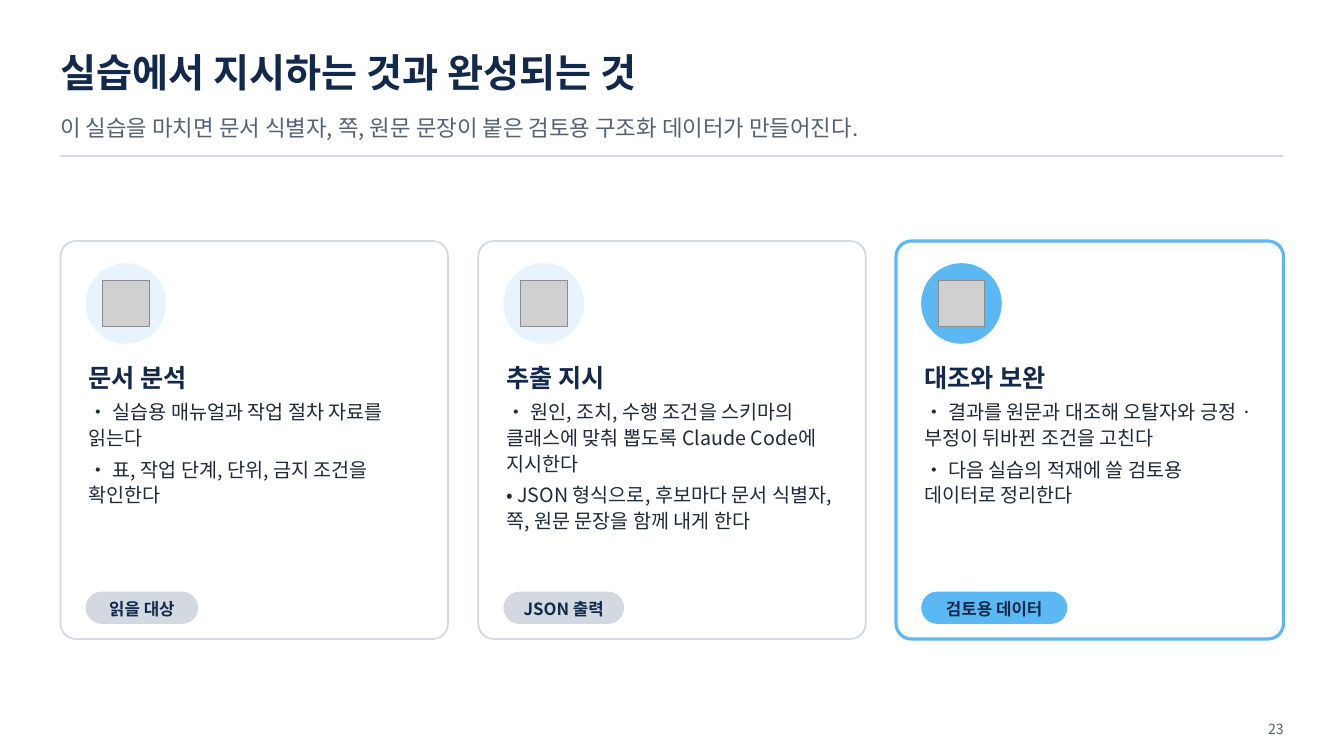
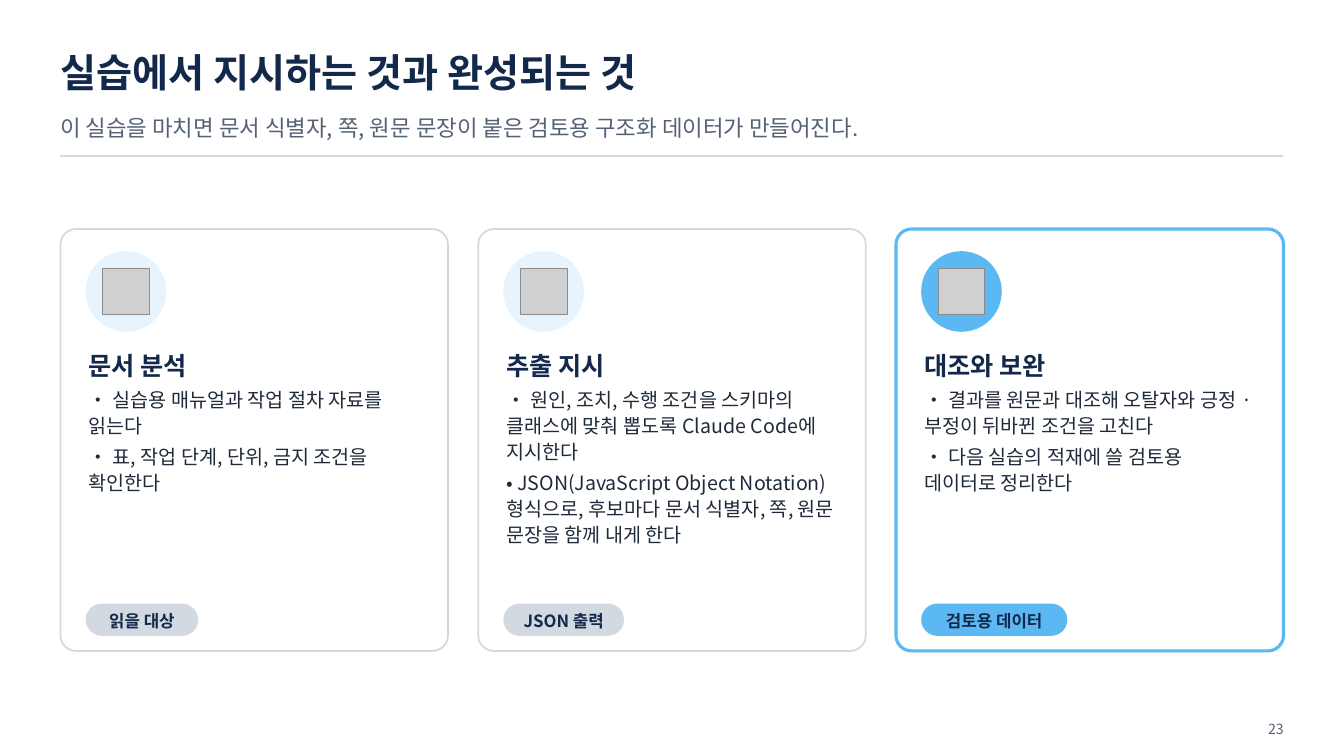
Before and after one commit to uengine-oss/hyd-iot-edu, a slide deck: slide 23 of docs/교재/통합반_오프라인/04회차/통합반_오프라인_04회차.pptx. Drawn at 1344x756 pixels with LibreOffice and Linux fonts; fonts in the diff are those of the drawing; grey boxes stand for pictures. Boxes give left, top, right and bottom in pixels: in the first picture for what was removed or moved away, otherwise in the second. Text is boxed around its words. In the diff, an @@ line names an element or a change of style, - is before the commit and + after.

```diff
--- a/docs/교재/통합반_오프라인/04회차/통합반_오프라인_04회차.pptx
+++ b/docs/교재/통합반_오프라인/04회차/통합반_오프라인_04회차.pptx
@@ rounded rectangle: place and size @@
-rounded rectangle at bbox=[60, 241, 448, 639]
+rounded rectangle at bbox=[60, 229, 448, 651]
@@ rounded rectangle: place and size @@
-rounded rectangle at bbox=[478, 241, 865, 639]
+rounded rectangle at bbox=[478, 229, 865, 651]
@@ rounded rectangle: place and size @@
-rounded rectangle at bbox=[896, 241, 1284, 639]
+rounded rectangle at bbox=[896, 229, 1284, 651]
@@ 3 pictures, 3 ellipses: place and size @@
-3 pictures, 3 ellipses at bbox=[86, 263, 1002, 344]
+3 pictures, 3 ellipses at bbox=[86, 251, 1002, 332]
@@ text "문서 분석": place and size @@
-text "문서 분석" at bbox=[88, 366, 383, 504]
+text "문서 분석" at bbox=[88, 354, 383, 492]
@@ text "추출 지시": place and size @@
-text "추출 지시" at bbox=[506, 366, 832, 532]
+text "추출 지시" at bbox=[506, 354, 834, 544]
@@ text "대조와 보완": place and size @@
-text "대조와 보완" at bbox=[924, 366, 1236, 504]
+text "대조와 보완" at bbox=[924, 354, 1236, 492]
@@ text at bbox=[506, 474, 834, 544]: text changed @@
-• JSON 형식으로, 후보마다 문서 식별자, 쪽, 원문 문장을 함께 내게 한다
+• JSON(JavaScript Object Notation) 형식으로, 후보마다 문서 식별자, 쪽, 원문 문장을 함께 내게 한다
@@ 3 texts, 3 rounded rectangles: place and size @@
-3 texts, 3 rounded rectangles at bbox=[86, 592, 1068, 624]
+3 texts, 3 rounded rectangles at bbox=[86, 604, 1068, 636]
```
Also in this commit, not shown: 5 other slides changed, 28 other files.
